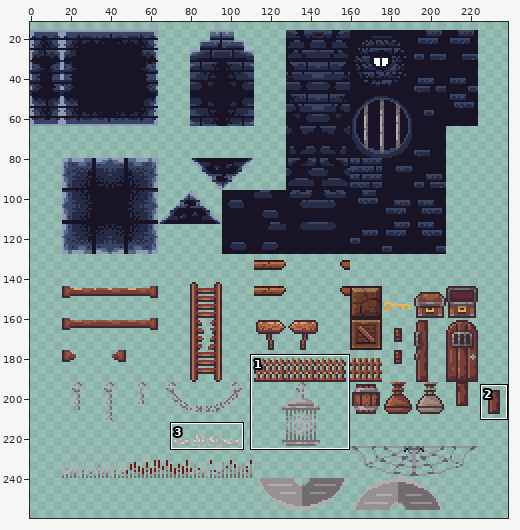
Sprite sheet -- assets/Sprites/SpriteSheets/Dungeon-Tileset-edited.png. Above: a wide view before the commit, with the close-up outlined.
Close-up. As it was:
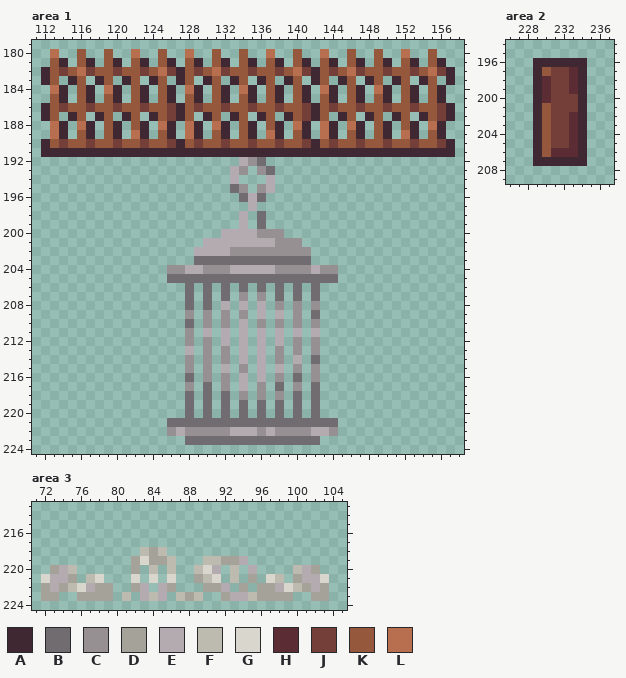
The file is 240x288 pixels. Pixels under 10% opacity are left out. Colours within 5 levels of each other are drawn and written as one. Shown: area 1: x 111..158, y 179..224; area 2: x 226..237, y 194..209; area 3: x 71..105, y 213..224. The wide view leaves out empty margins. The commit also changed other parts of the picture, which this record leaves out.
Palette (. is transparent): A #3f2832  B #716c70  C #969093  D #a5a299  E #b3abaf  F #bdbab0  G #d9d6cd  H #5b2c34  J #743f39  K #96583d  L #b86f50
After:
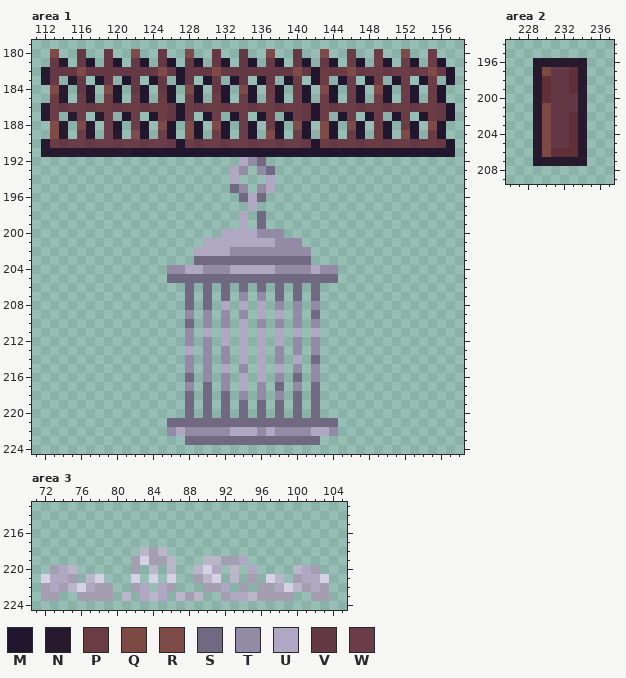
Colours new in this view: M #20172e  N #271a2e  P #6a3c43  Q #7c4a43  R #7e4b49  S #716882  T #938ba5  U #b0a8c3  V #643945  W #6b3d49
Changes in this commit:
colour D: #a5a299 -> #a49fb0
colour F: #bdbab0 -> #bab6c9
colour G: #d9d6cd -> #d6d2e5
colour H: #5b2c34 -> #612f37
Area 1:
y 180: x 113 L -> R; x 116 K -> V; x 119 K -> V; x 122 L -> R; x 125 K -> V; x 128 L -> R; x 131 K -> V; x 134 K -> V; x 137 L -> R; x 140 K -> V; x 143 L -> R; x 146 K -> P; x 149 K -> P; x 152 L -> R; x 155 K -> W
y 181: x 113..114 KA -> VN; x 116..117 KA -> VM; x 119..120 KA -> VM; x 122..123 KA -> VM; x 125..126 KA -> VM; x 128..129 KA -> VM; x 131..132 KA -> VM; x 134..135 KA -> VM; x 137..138 KA -> VM; x 140..141 KA -> VM; x 143..144 KA -> VM; x 146..147 KA -> PM; x 149..150 KA -> WM; x 152..153 KA -> WM; x 155..156 KA -> WM
y 182: x 112..157 AKJKLJKKJKKJKLJAKJKLJKKJKKJKLJAKJKLJKKJKKJKLJA -> NVVVRVVVVVVVVRVMVVVRVVVVVVVVRVMPVPRVWWVWWVWRVM
y 183: x 112..113 AK -> NV; x 115..116 AK -> NV; x 118..119 AK -> MV; x 121..122 AK -> MV; x 124..125 AK -> MV; x 127..128 AK -> MV; x 130..131 AK -> MV; x 133..134 AK -> MV; x 136..137 AK -> MV; x 139..140 AK -> MP; x 142..143 AK -> MP; x 145..146 AK -> MW; x 148..149 AK -> MW; x 151..152 AK -> MW; x 154..155 AK -> MW; x 157 A -> M
y 184: x 113..114 LA -> RN; x 116..117 KA -> VN; x 119..120 LA -> RM; x 122..123 KA -> VM; x 125..126 KA -> VM; x 128..129 LA -> RM; x 131..132 KA -> VM; x 134..135 LA -> RM; x 137..138 KA -> PM; x 140..141 KA -> PM; x 143..144 LA -> RM; x 146..147 KA -> WM; x 149..150 LA -> RM; x 152..153 KA -> WM; x 155..156 KA -> WM
y 185: x 113..114 KA -> PN; x 116..117 KA -> PN; x 119..120 KA -> PM; x 122..123 KA -> PM; x 125..126 KA -> PM; x 128..129 KA -> PM; x 131..132 KA -> PM; x 134..135 KA -> PM; x 137..138 KA -> WM; x 140..141 KA -> WM; x 143..144 KA -> WM; x 146..147 KA -> WM; x 149..150 KA -> WM; x 152..153 KA -> WM; x 155..156 KA -> PM
y 186: x 112..157 AKJKKJKKJKKJKKJAKJKKJKKJKKJKKJAKJKKJKKJKKJKKJA -> NWVWWVPPVPPVPPVMPVPPVWWVWWVWWVMWVWWVWWVWPVPPVM
y 187: x 112..113 AK -> NW; x 115..116 AK -> NW; x 118..119 AK -> NW; x 121..122 AK -> MW; x 124..128 AKJAK -> MWVMW; x 130..131 AK -> MW; x 133..134 AK -> MW; x 136..137 AK -> MW; x 139..143 AKJAK -> MWVMW; x 145..146 AK -> MW; x 148..149 AK -> MW; x 151..152 AK -> MP; x 154..157 AKJA -> MPVM
y 188: x 113..114 LA -> RN; x 116..117 LA -> RN; x 119..120 KA -> WM; x 122..123 KA -> WM; x 125..126 LA -> RM; x 128..129 LA -> RM; x 131..132 LA -> RM; x 134..135 KA -> WM; x 137..138 KA -> WM; x 140..141 LA -> RM; x 143..144 LA -> RM; x 146..147 LA -> RM; x 149..150 KA -> PM; x 152..153 KA -> PM; x 155..156 LA -> RM
y 189: x 113..114 LA -> RN; x 116..117 KA -> WN; x 119..120 KA -> WN; x 122..123 LA -> RM; x 125..126 KA -> WM; x 128..129 LA -> RM; x 131..132 KA -> WM; x 134..135 KA -> WM; x 137..138 LA -> RM; x 140..141 KA -> WM; x 143..144 LA -> RM; x 146..147 KA -> PM; x 149..150 KA -> PM; x 152..153 LA -> RM; x 155..156 KA -> PM
y 190: x 112..157 AKJKKJKKJKKJKKJAKJKKJKKJKKJKKJAKJKKJKKJKKJKKJA -> NWVWWVWWVWWVWWVMWVWWVWWVWWVWWVMPVPPVPPVPPVPPVM
y 191: x 112..157 AAAAAAAAAAAAAAAAAAAAAAAAAAAAAAAAAAAAAAAAAAAAAA -> NNNNNNNNNNMMMMMMMMMMMMMMMMMMMMMMMMMMMMMMMMMMMM
y 192: x 134..136 ECB -> UTS
y 193: x 133..134 EC -> UT; x 136..137 CB -> TS
y 194: x 133 E -> U; x 137 E -> U
y 195: x 133..134 BC -> ST; x 136..137 CE -> TU
y 196: x 134..136 BEB -> SUS
y 197: x 135 E -> U
y 198..199: x 134 E -> U; x 136 B -> S
y 200: x 132..138 EEEECCC -> UUUUTTT
y 201: x 130..140 EEEEEEEECCC -> UUUUUUUUTTT
y 202: x 129..141 EEEECCCCCCCCC -> UUUUTTTTTTTTT
y 203: x 129..141 BBBBBBBBBBBBB -> SSSSSSSSSSSSS
y 204: x 126..144 CCEECCCEEEEECCCCECC -> TTUUTTTUUUUUTTTTUTT
y 205: x 126..144 BBBBBBBBBBBBBBBBBBB -> SSSSSSSSSSSSSSSSSSS
y 206: x 128 B -> S; x 130 B -> S; x 132 B -> S; x 134 B -> S; x 136 B -> S; x 138 B -> S; x 140 B -> S; x 142 B -> S
y 207: x 128 B -> S; x 130 B -> S; x 132 B -> S; x 134 C -> T; x 136 C -> T; x 138 B -> S; x 140 B -> S; x 142 B -> S
y 208: x 128 B -> S; x 130 B -> S; x 132 E -> U; x 134 E -> U; x 136 E -> U; x 138 C -> T; x 140 C -> T; x 142 C -> T
y 209: x 128 C -> T; x 130 C -> T; x 132 C -> T; x 134 C -> T; x 136 E -> U; x 138 E -> U; x 140 C -> T; x 142 B -> S
y 210: x 128 B -> S; x 130 C -> T; x 132 C -> T; x 134 E -> U; x 136 C -> T; x 138 C -> T; x 140 C -> T; x 142 C -> T
y 211: x 128 C -> T; x 130 E -> U; x 132 E -> U; x 134 E -> U; x 136 E -> U; x 138 E -> U; x 140 E -> U; x 142 E -> U
y 212: x 128 C -> T; x 130 C -> T; x 132 E -> U; x 134 E -> U; x 136 E -> U; x 138 E -> U; x 140 C -> T; x 142 C -> T
y 213: x 128 E -> U; x 130 C -> T; x 132 C -> T; x 134 E -> U; x 136 E -> U; x 138 C -> T; x 140 C -> T; x 142 C -> T
y 214: x 128 C -> T; x 130 C -> T; x 132 C -> T; x 134 E -> U; x 136 E -> U; x 138 C -> T; x 140 E -> U; x 142 B -> S
y 215: x 128 C -> T; x 130 C -> T; x 132 E -> U; x 134 C -> T; x 136 E -> U; x 138 E -> U; x 140 C -> T; x 142 C -> T
y 216: x 128 B -> S; x 130 C -> T; x 132 C -> T; x 134 E -> U; x 136 E -> U; x 138 C -> T; x 140 B -> S; x 142 C -> T
y 217: x 128 C -> T; x 130 B -> S; x 132 C -> T; x 134 E -> U; x 136 C -> T; x 138 B -> S; x 140 C -> T; x 142 B -> S
y 218: x 128 B -> S; x 130 B -> S; x 132 B -> S; x 134 C -> T; x 136 C -> T; x 138 C -> T; x 140 B -> S; x 142 B -> S
y 219..220: x 128 B -> S; x 130 B -> S; x 132 B -> S; x 134 B -> S; x 136 B -> S; x 138 B -> S; x 140 B -> S; x 142 B -> S
y 221: x 126..144 BBBBBBBBBBBBBBBBBBB -> SSSSSSSSSSSSSSSSSSS
y 222: x 126..144 CECCCCCEEECECCCCEEC -> TUTTTTTUUUTUTTTTUUT
y 223: x 128..142 BBBBBBBBBBBBBBB -> SSSSSSSSSSSSSSS
Area 2:
y 196: x 229..234 AAAAAA -> NNNNNN
y 197: x 229..232 AKJJ -> NQVV; x 234 A -> N
y 198..199: x 229 A -> N; x 231..232 JJ -> VV; x 234 A -> N
y 200: x 229 A -> N; x 231..234 JJJA -> VVVN
y 201: x 229..234 AKJJJA -> NQVVVN
y 202..205: x 229..232 AKJJ -> NQVV; x 234 A -> N
y 206: x 229..230 AK -> NQ; x 234 A -> N
y 207: x 229..234 AAAAAA -> NNNNNN
Area 3:
y 219: x 94 E -> U
y 220: x 74 E -> U; x 91 E -> U; x 95 E -> U; x 101 E -> U
y 221: x 73..74 EE -> UU; x 101..102 EE -> UU
y 222: x 73 E -> U; x 77 E -> U; x 83 E -> U; x 85 E -> U; x 92 E -> U; x 98 E -> U; x 102 E -> U
y 223: x 83 E -> U; x 85 E -> U; x 93..94 EE -> UU
